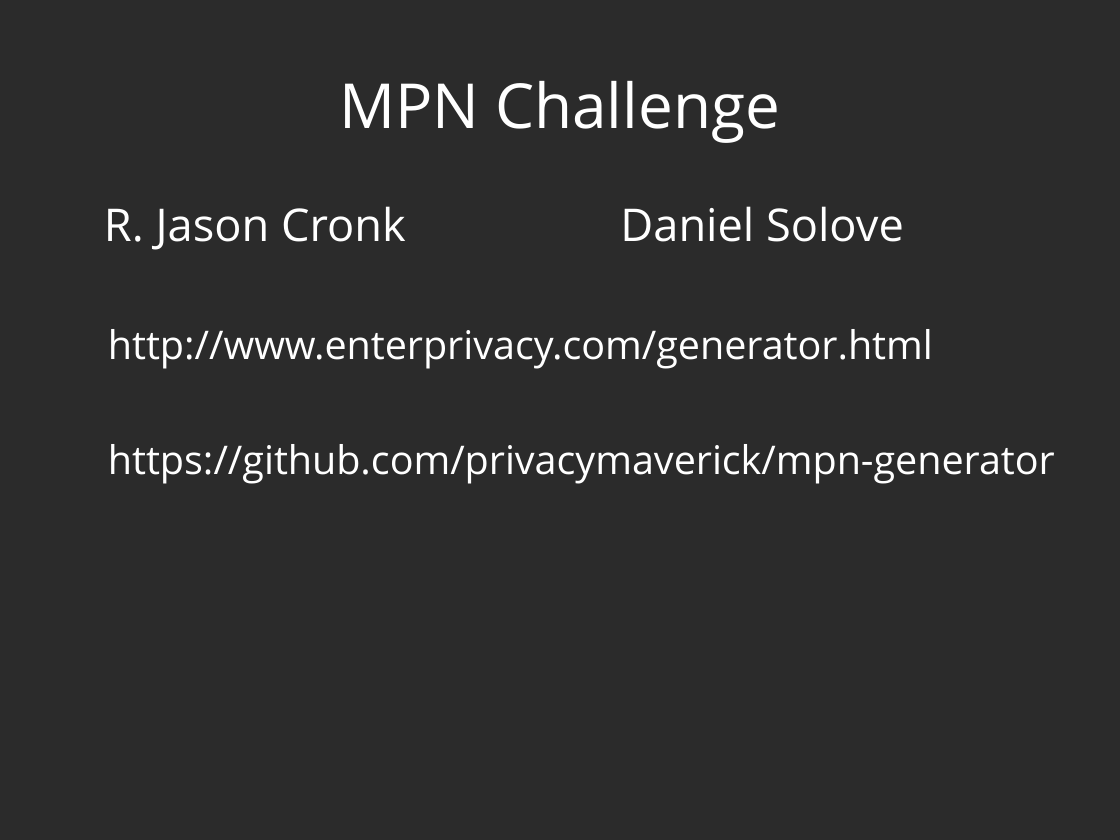
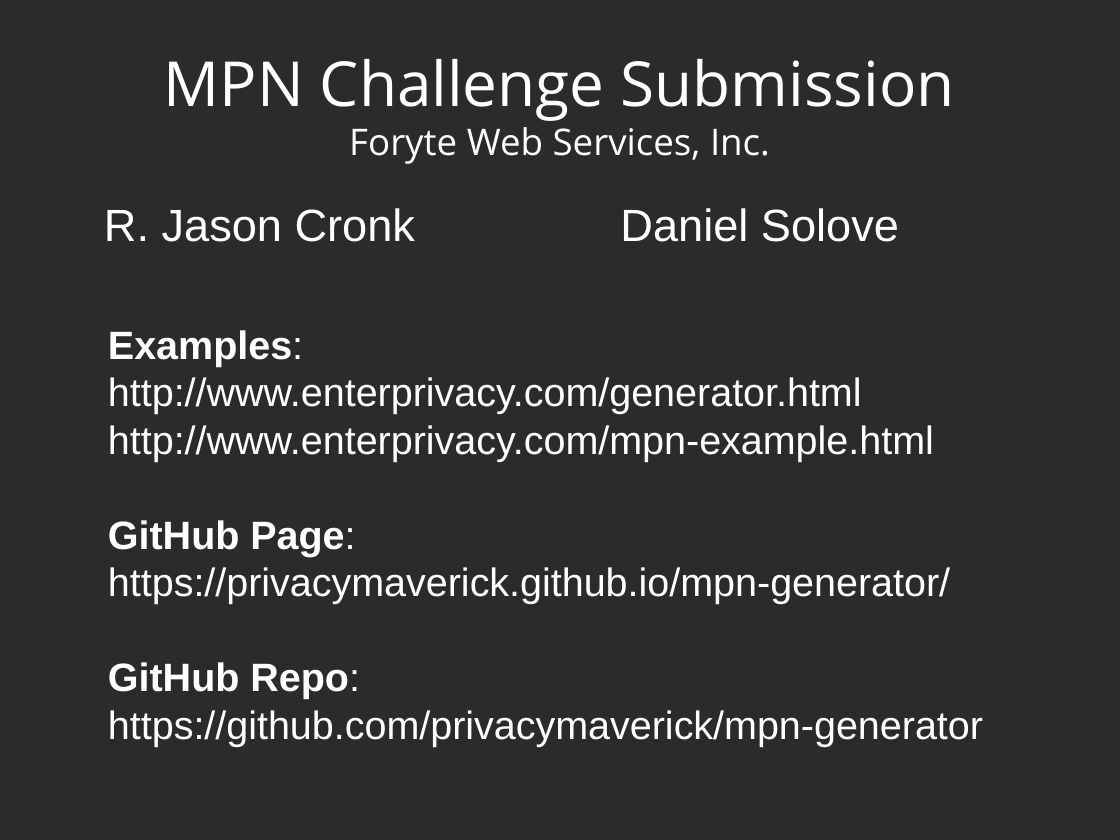
Before and after one commit to privacymaverick/mpn-generator, a slide deck: slide 1 of slidedeck.odp. Drawn at 1120x840 pixels with LibreOffice and Linux fonts; fonts in the diff are those of the drawing; background and template pictures are left out; a plain dark background stands for a picture behind light text. Boxes give left, top, right and bottom in pixels: in the first picture for what was removed or moved away, otherwise in the second. Text is boxed around its words. In the diff, an @@ line names an element or a change of style, - is before the commit and + after.

```diff
--- a/slidedeck.odp
+++ b/slidedeck.odp
@@ title at bbox=[164, 59, 955, 164]: text changed @@
-MPN Challenge
+MPN Challenge Submission
+Foryte Web Services, Inc.
@@ text "R. Jason Cronk" at bbox=[104, 208, 415, 242]: font Open Sans to Arial @@
@@ text "Daniel Solove" at bbox=[620, 208, 899, 242]: font Open Sans to Arial @@
@@ text at bbox=[108, 330, 983, 746]: text changed; font Open Sans to Arial @@
-http://www.enterprivacy.com/generator.html
-https://github.com/privacymaverick/mpn-generator
+Examples:
+http://www.enterprivacy.com/generator.html
+http://www.enterprivacy.com/mpn-example.html
+GitHub Page:
+https://privacymaverick.github.io/mpn-generator/
+GitHub Repo: https://github.com/privacymaverick/mpn-generator
```
Also in this commit, not shown: 8 other slides changed, 3 other files.
